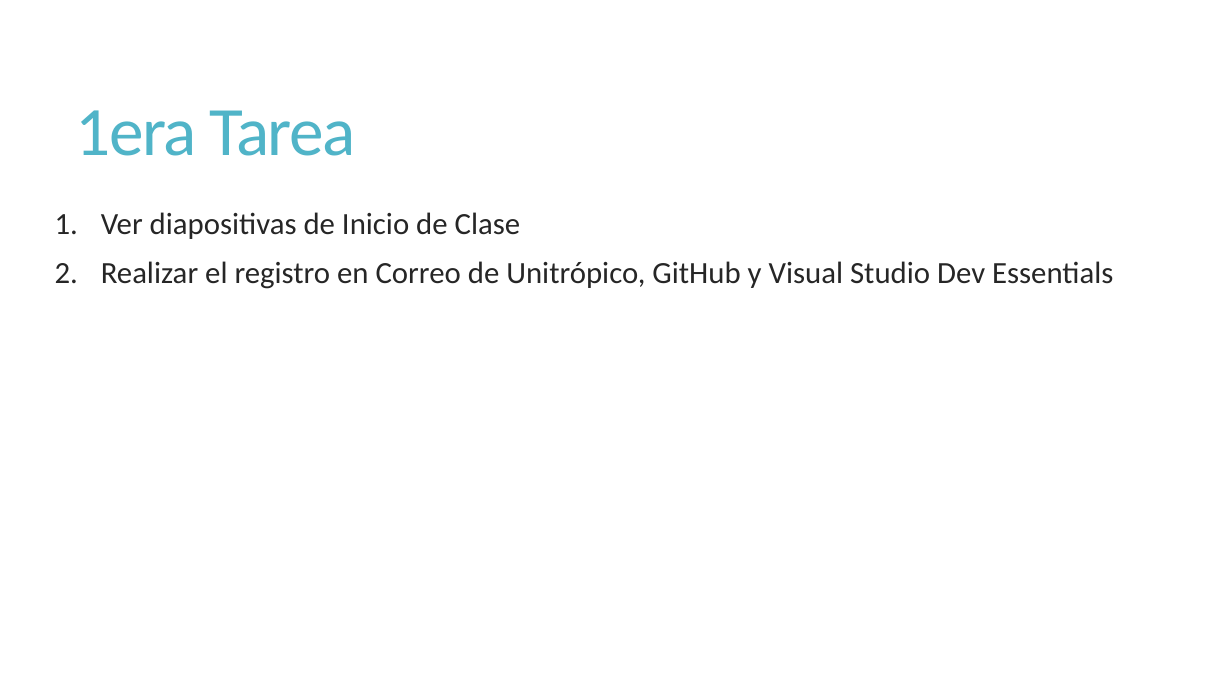
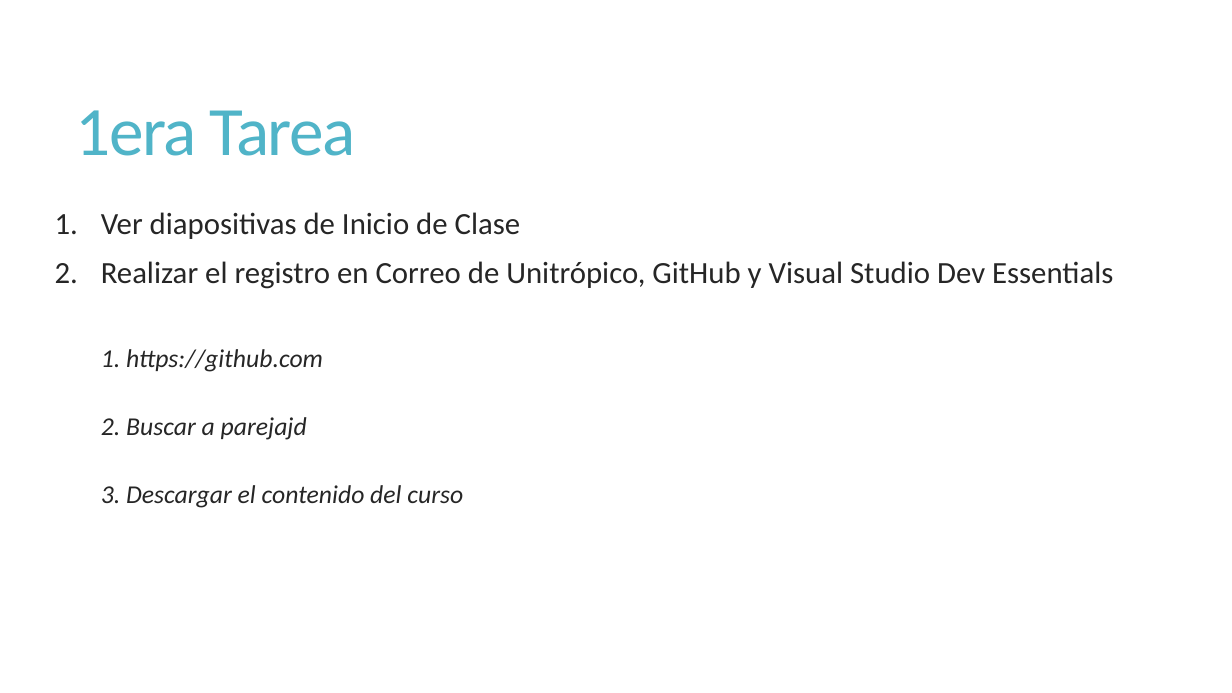
Before and after one commit to Andresrodriguez99/CursoProgramacionEstructurada, a slide deck: slide 7 of Presentaciones/1. Contenido Asignatura.pptx. Drawn at 1232x693 pixels with LibreOffice and Linux fonts; fonts in the diff are those of the drawing. Boxes give left, top, right and bottom in pixels: in the first picture for what was removed or moved away, otherwise in the second. Text is boxed around its words. In the diff, an @@ line names an element or a change of style, - is before the commit and + after.

```diff
--- a/Presentaciones/1. Contenido Asignatura.pptx
+++ b/Presentaciones/1. Contenido Asignatura.pptx
@@ text at (101,349,463,508): paragraphs added @@
+    1. https://github.com
+    2. Buscar a parejajd
+    3. Descargar el contenido del curso
```
Also in this commit, not shown: 53 other files.
